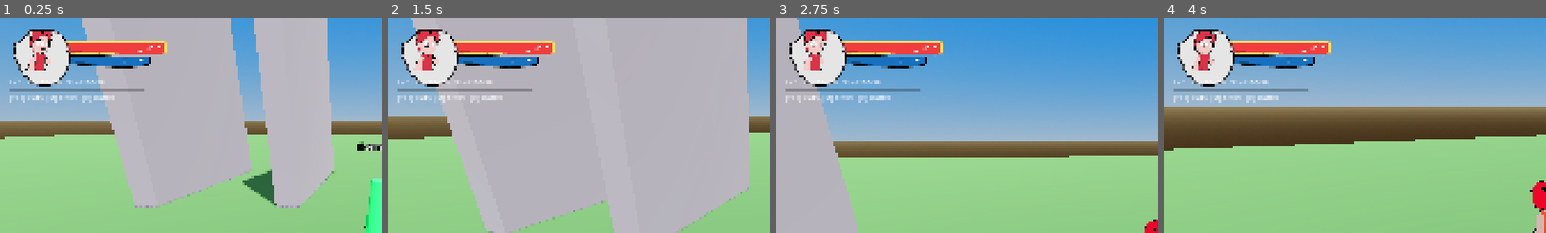
Above: before the commit, frames 1-4 (left to right).
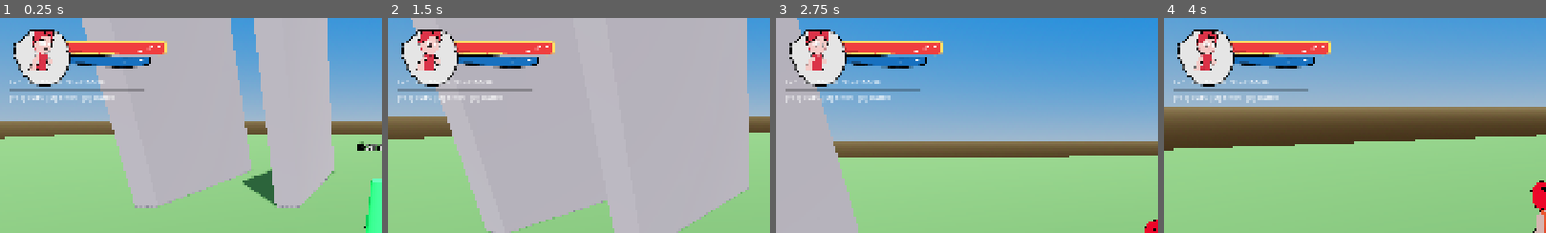
Above: after the commit, the same moments.

Repository: doggoanim/Krits
Game: Godot game, scene res://main.tscn
Two runs of this game, one before a commit and one after it. Both use one fixed random seed, a clock stepped at 60 frames per second and the inputs below.
Inputs (mouse positions are % of the whole screen's width and height, from its top left):
- Up to frame 1 (0.25 s): no input
- Up to frame 2 (1.5 s): tap Enter at 0.5 s; move the mouse to (55, 50) at 0.52 s; hold Ctrl (crouch_pound) 0.53-1.28 s; hold W (move_forward) from 0.53 s (still down); tap Space (jump) at 0.77 s; move the mouse to (45, 50) at 1.27 s; tap E (interact) at 1.35 s
- Up to frame 3 (2.75 s): keep holding W (move_forward); tap Space (jump) at 1.52 s; move the mouse to (52, 48) at 2.02 s; hold Shift (roll_dive) from 2.03 s (still down)
- Up to frame 4 (4 s): keep holding W (move_forward); move the mouse to (49, 52) at 2.77 s; release Shift (roll_dive) at 2.78 s; tap Ctrl (crouch_pound) at 2.85 s; tap Space (jump) at 3.02, 3.77 s; move the mouse to (57, 51) at 3.52 s; tap E (interact) at 3.6 s
The pictures show only the part of the screen within x 0-50%, y 0-50%; the shares and areas given below are measured in that part.

The runs differ from the first frame. In frame 1, 0.6% of the frame differs, in the area x 6-15%, y 6-25%; in frame 2, 0.6%; in frame 3, 0.5%; in frame 4, 0.6%.

Commit message:
Nudge the live character render slightly right and down
Renamed PORTRAIT_VIEW_Y_NUDGE to PORTRAIT_VIEW_NUDGE (now a Vector2)
and added a 6px rightward component alongside the existing 8px down —
this only moves the live 3D render within its slot, not the frame art
or PORTRAIT_POS itself (a previous commit/revert pair had moved the
frame instead, which wasn't what was meant).

Co-Authored-By: Claude Sonnet 5 <noreply@anthropic.com>
Claude-Session: https://claude.ai/code/session_01TYpdm1jACUqsWG6yyTxbgm

Diff:
--- a/ui/hud.gd
+++ b/ui/hud.gd
@@ -34,8 +34,8 @@
                                                       ## character isn't stretched) and sits centered
                                                       ## inside the frame art, sized to fill it while
                                                       ## still leaving its hand-drawn border visible
-const PORTRAIT_VIEW_Y_NUDGE := 8.0   ## shifts just the live render (not the frame art) down a bit
-                                     ## within its centered slot
+const PORTRAIT_VIEW_NUDGE := Vector2(6.0, 8.0)   ## shifts just the live render (not the frame art)
+                                                  ## right/down a bit within its centered slot
 
 const HP_POS := Vector2(156.0, 50.0)   ## overlaps the portrait's right half, like the reference
 const HP_SIZE := Vector2(270.0, 52.0)       ## matches health_fill.png's aspect (294x57)
@@ -102,7 +102,7 @@
 
 	var portrait_view := PortraitViewport.new()
 	portrait_view.position = PORTRAIT_POS + (PORTRAIT_FRAME_SIZE - PORTRAIT_VIEW_SIZE) * 0.5 \
-			+ Vector2(0.0, PORTRAIT_VIEW_Y_NUDGE)
+			+ PORTRAIT_VIEW_NUDGE
 	portrait_view.size = PORTRAIT_VIEW_SIZE
 	add_child(portrait_view)
 
